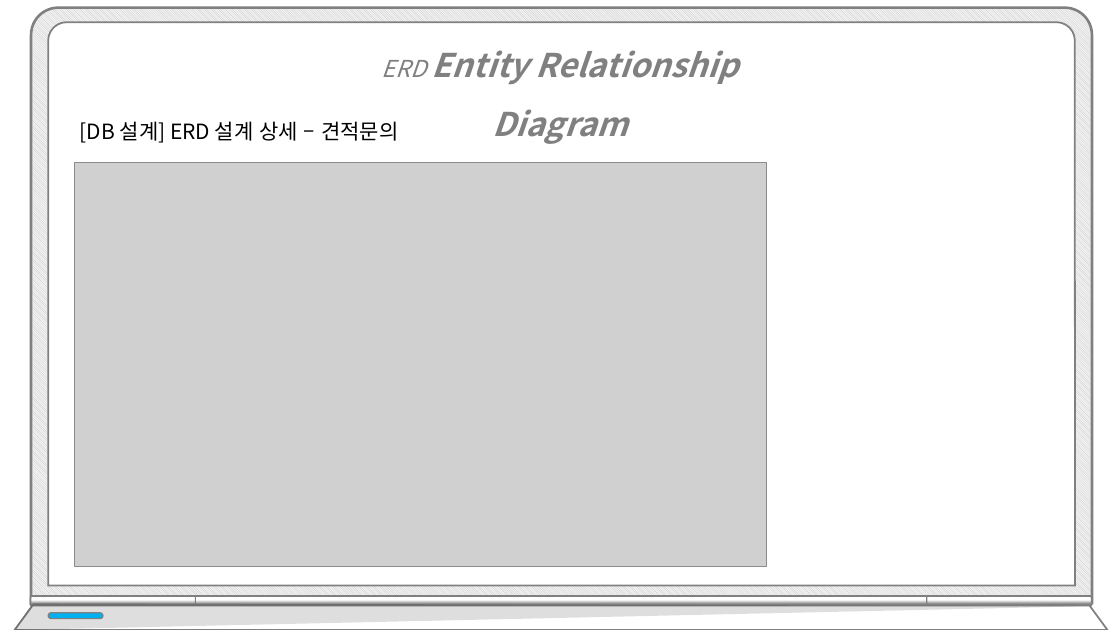
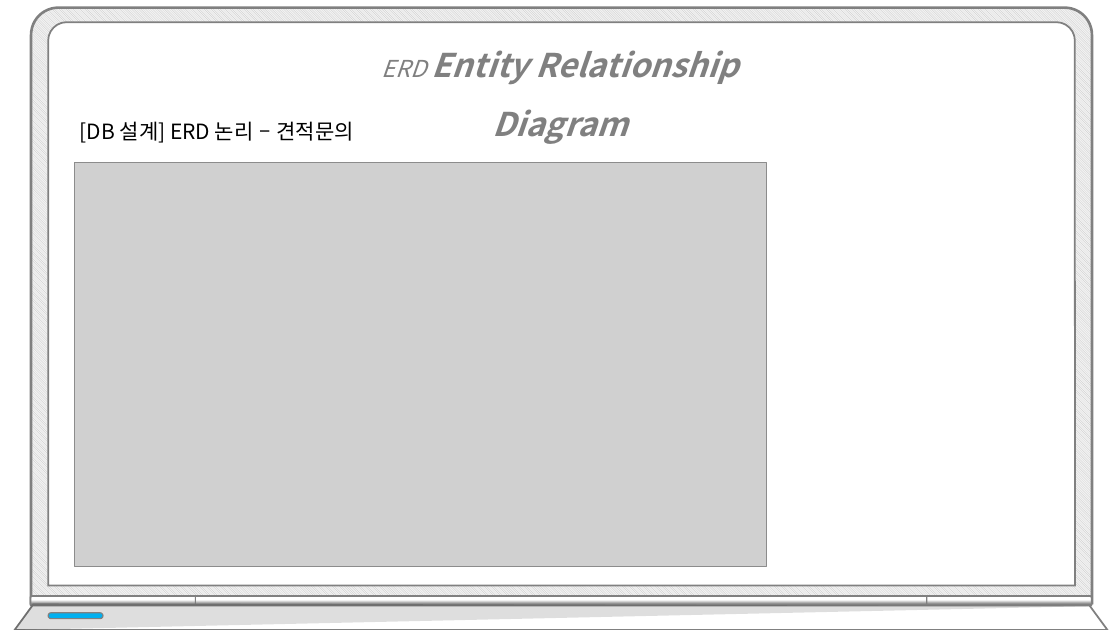
Before and after one commit to hhsw07/ezen-academy-projects, a slide deck: slide 16 of WebContent/발표/4차/프로젝트5_4차.pptx. Drawn at 1120x630 pixels with LibreOffice and Linux fonts; fonts in the diff are those of the drawing; grey boxes stand for pictures. Boxes give left, top, right and bottom in pixels: in the first picture for what was removed or moved away, otherwise in the second. Text is boxed around its words. In the diff, an @@ line names an element or a change of style, - is before the commit and + after.

```diff
--- a/WebContent/발표/4차/프로젝트5_4차.pptx
+++ b/WebContent/발표/4차/프로젝트5_4차.pptx
@@ text at [80, 121, 354, 143]: text changed @@
-[DB 설계] ERD 설계 상세 – 견적문의
+[DB 설계] ERD 논리 – 견적문의
```
Also in this commit, not shown: 15 other slides changed, 7 slides added.
